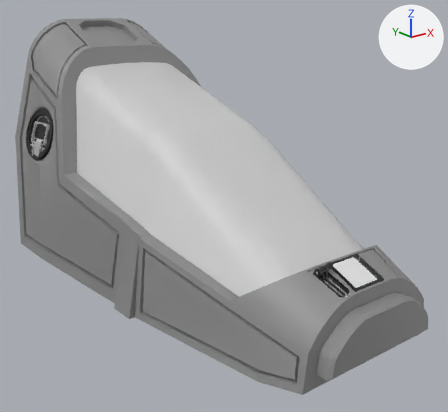
The FBX model Assets/Meshes/Environment/HeroAssets/Puzzle_001_StasisChamber.fbx as it was, and as the next commit left it.
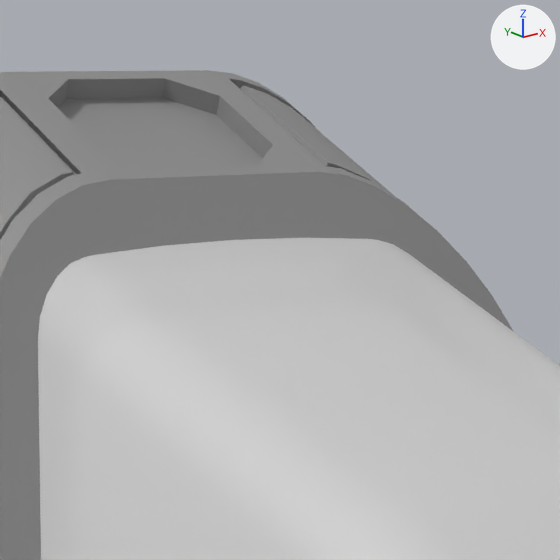
Each version appears first whole from a camera (50 mm lens) standing at (-3.27, -4.31, 1.92) and looking at (0.13, -0.05, 0.22), and next in a close-up on the part from 15% to 48% of the width and 0% to 36% of the height. The lights are fixed; the arrows at upper right show +X, +Y and +Z. Where no turn or scale is listed for an object, it has been applied to the vertices. Vertices at the same position are counted once.

Objects in the first close-up: 'Puzzle_001_StasisChamber'.
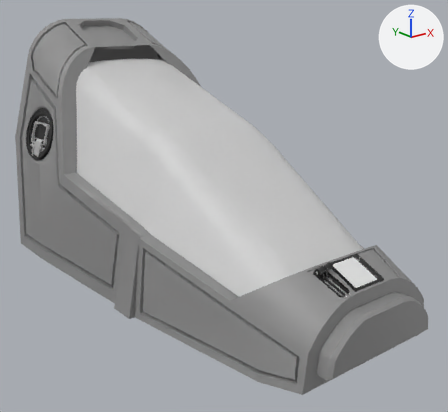
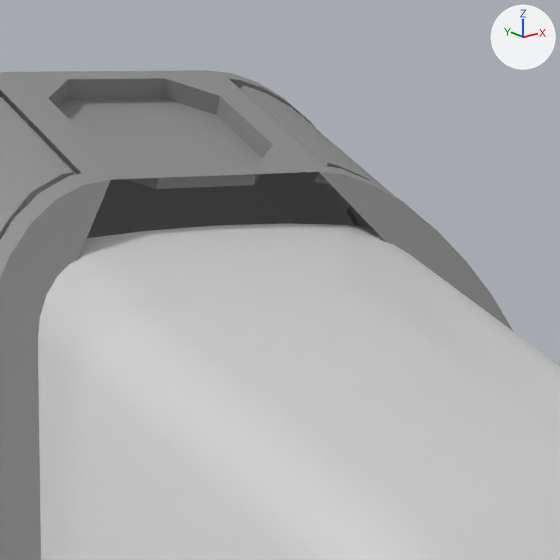
Where the newer file only moved an object's origin or applied its transform, the numbers keep the older frame.

The change, as a list of edits to the scene's bpy script:
```text
Change me_puzzle_001_stasischamber:
    used by ob_puzzle_001_stasischamber; location = (0.057, 0.87, 0.574)
    remove me_puzzle_001_stasischamber.from_pydata(...)  # 32224 vertices, 31359 faces; spans x -1.03..1.13, y -2.8..1.33, z -1.12..1.28
    add me_puzzle_001_stasischamber.from_pydata(...)  # 32222 vertices, 31358 faces; spans x -1.03..1.13, y -2.8..1.33, z -1.12..1.28
    me_puzzle_001_stasischamber part 1: 2 vertices removed from x -0.5..0.59, y 0.59, z 0.73
```

Location of each change, (x1, y1, x2, y2) in pixels of the close-ups (560 x 560 px):
part 1 of me_puzzle_001_stasischamber, deleted: before (78, 172, 385, 260)
